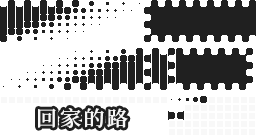
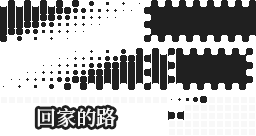
The second 256×136 image is a revision of the first. Changes to its layers:
painted on "回家的路" over [37, 107, 128, 128]
